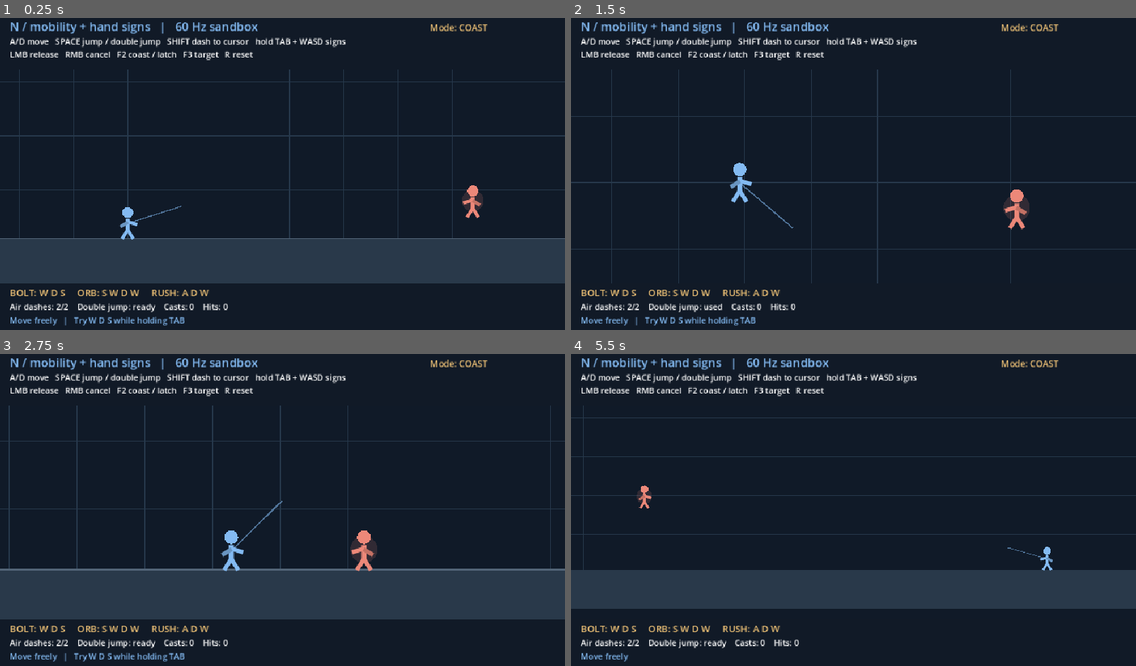
Above: before the commit, frames 1-4 (two rows, left to right).
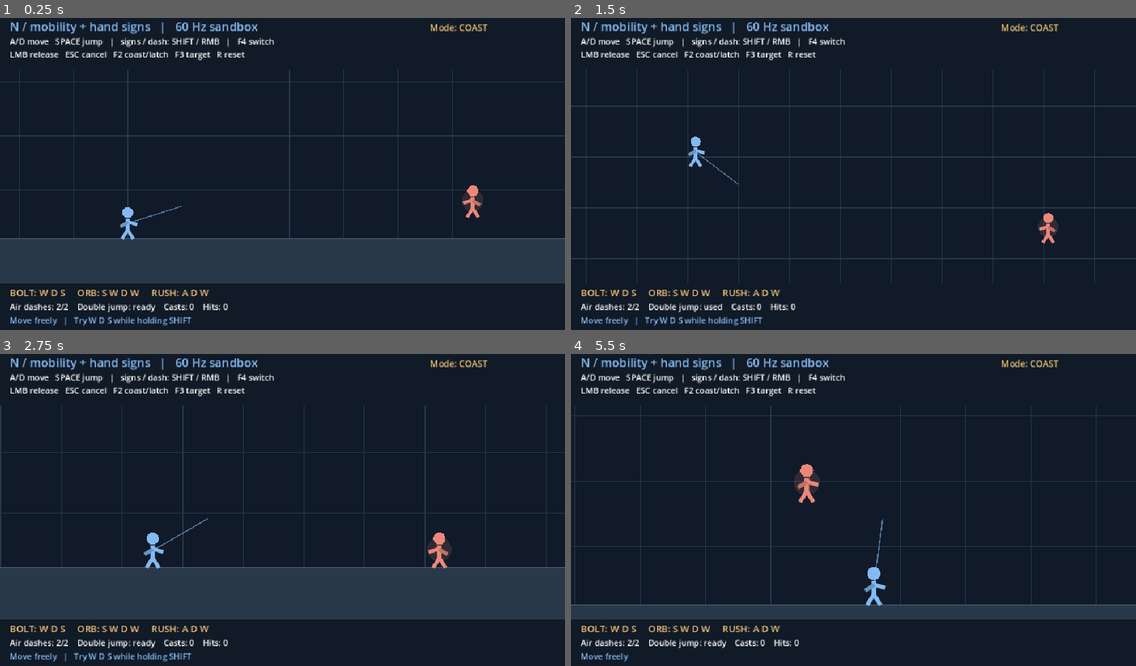
Above: after the commit, the same moments.

Repository: Mefits/Project-N
Game: Godot game, scene res://lab/mobility_signs/mobility_signs.tscn
The game is run twice, just before and just after one commit, with the same random seed, the same clock (stepped at 60 frames per second) and the same inputs.
Inputs (mouse positions are in pixels of both pictures, inside the frame that each line leads up to):
- Up to frame 1 (0.25 s): no input
- Up to frame 2 (1.5 s): tap Enter at 0.5 s; move the mouse to (977, 158) at 0.52 s; hold D 0.53-1.25 s; tap Shift at 0.6 s; click (977, 158) at 0.67 s; tap Space at 0.77, 1.07 s; tap Tab at 0.8 s; drag from (740, 192) to (825, 239) at 1.27 s
- Up to frame 3 (2.75 s): move the mouse to (339, 441) at 2.02 s; hold D from 2.03 s (still down); tap T at 2.1 s; click (339, 441) at 2.17 s; tap F at 2.3 s
- Up to frame 4 (5.5 s): release D at 2.75 s; drag from (825, 575) to (684, 463) at 2.77 s; move the mouse to (1023, 559) at 3.52 s; hold A 3.53-4.25 s; tap Space at 3.6, 3.77, 4.07 s; click (1023, 559) at 3.67 s; tap Shift at 3.8 s; drag from (684, 463) to (768, 432) at 4.27 s; move the mouse to (881, 510) at 5.02 s; hold S from 5.03 s (still down); tap Tab at 5.1 s; click (881, 510) at 5.17 s; tap T at 5.3 s

The runs differ from the first frame. In frame 1, 1.1% of the frame differs, in the area x 11-62%, y 6-98%; in frame 2, 6.3%; in frame 3, 5.9%; in frame 4, 18%, in the area x 0-100%, y 6-86%.

Commit message:
N M2: compare Shift/RMB seals and cursor dash bindings

Diff:
--- a/lab/mobility_signs/mobility_signs.gd
+++ b/lab/mobility_signs/mobility_signs.gd
@@ -34,7 +34,7 @@
 var shots: Array[Dictionary] = []
 var hits := 0
 var casts := 0
-var message := "Try W D S while holding TAB"
+var message := "Try W D S while holding SHIFT"
 var message_left := 4.0
 var camera := Vector2(1030, 590)
 var zoom := 0.8
@@ -42,25 +42,49 @@
 var dash_requested := false
 var cast_requested := false
 var dash_direction := Vector2.RIGHT
+# F4 cycles both requested seal modifiers and both dash options, plus original.
+const LAYOUTS := ["SHIFT / RMB", "RMB / SHIFT", "SHIFT / 2xSPACE", "RMB / 2xSPACE", "TAB / SHIFT"]
+const DOUBLE_TAP := 0.26
+var layout := 0
+var last_space := -10.0
 
 func _ready() -> void:
 	queue_redraw()
 
 func _axis() -> float:
 	return float(int(Input.is_physical_key_pressed(KEY_D)) - int(Input.is_physical_key_pressed(KEY_A)))
+
+func _seal_modifier(down: bool) -> void:
+	if down and not signing:
+		latched = _axis()
+		signing = true
+		sign_done = false
+		sequence = ""
+	elif not down:
+		signing = false
+		sequence = ""
+
+func _seal_key() -> int:
+	if layout in [0, 2]:
+		return KEY_SHIFT
+	if layout == 4:
+		return KEY_TAB
+	return 0
+
+func _space_press() -> void:
+	if layout in [2, 3] and clock - last_space <= DOUBLE_TAP:
+		dash_requested = true
+		last_space = -10.0
+	else:
+		jump_requested = true
+		last_space = clock
 
 func _input(event: InputEvent) -> void:
 	if event is InputEventKey:
 		var k: int = event.physical_keycode
-		if k == KEY_TAB:
-			if event.pressed and not event.echo and not signing:
-				latched = _axis()
-				signing = true
-				sign_done = false
-				sequence = ""
-			elif not event.pressed:
-				signing = false
-				sequence = ""
+		if k == _seal_key() and k != 0:
+			if not event.echo:
+				_seal_modifier(event.pressed)
 			get_viewport().set_input_as_handled()
 			return
 		if not event.pressed or event.echo:
@@ -87,22 +111,34 @@
 						sequence = ""
 			return
 		match k:
-			KEY_SPACE: jump_requested = true
-			KEY_SHIFT: dash_requested = true
+			KEY_SPACE: _space_press()
+			KEY_SHIFT:
+				if layout in [1, 4]:
+					dash_requested = true
 			KEY_F2:
 				latch_mode = not latch_mode
 				_notice("Latched movement" if latch_mode else "Coast on inertia")
 			KEY_F3:
 				moving_target = not moving_target
+			KEY_F4:
+				layout = (layout + 1) % LAYOUTS.size()
+				_seal_modifier(false)
+				last_space = -10.0
+				_notice("Controls: " + LAYOUTS[layout])
 			KEY_R:
 				_reset()
 			KEY_ESCAPE:
 				_cancel()
-	if event is InputEventMouseButton and event.pressed:
-		if event.button_index == MOUSE_BUTTON_LEFT:
+	if event is InputEventMouseButton:
+		if event.button_index == MOUSE_BUTTON_RIGHT:
+			if layout in [1, 3]:
+				_seal_modifier(event.pressed)
+			elif event.pressed and layout == 0:
+				dash_requested = true
+			elif event.pressed and layout in [2, 4]:
+				_cancel()
+		elif event.button_index == MOUSE_BUTTON_LEFT and event.pressed:
 			cast_requested = true
-		elif event.button_index == MOUSE_BUTTON_RIGHT:
-			_cancel()
 
 func _notice(s: String) -> void:
 	message = s
@@ -128,6 +164,7 @@
 	hits = 0
 	casts = 0
 	clock = 0.0
+	last_space = -10.0
 	jump_requested = false
 	dash_requested = false
 	cast_requested = false
@@ -135,6 +172,7 @@
 
 func _notification(what: int) -> void:
 	if what == NOTIFICATION_APPLICATION_FOCUS_OUT:
+		last_space = -10.0
 		signing = false
 		sequence = ""
 		jump_requested = false
@@ -310,14 +348,16 @@
 	draw_set_transform(Vector2.ZERO)
 	draw_rect(Rect2(0, 0, dims.x, 90), Color("#111a27"))
 	_label(Vector2(16, 24), "N / mobility + hand signs   |   60 Hz sandbox", 20, BLUE)
-	_label(Vector2(16, 47), "A/D move   SPACE jump / double jump   SHIFT dash to cursor   hold TAB + WASD signs", 14)
-	_label(Vector2(16, 69), "LMB release   RMB cancel   F2 coast / latch   F3 target   R reset", 14)
+	_label(Vector2(16, 47), "A/D move   SPACE jump   |   signs / dash: " + LAYOUTS[layout] + "   |   F4 switch", 14)
+	_label(Vector2(16, 69), "LMB release   ESC cancel   F2 coast/latch   F3 target   R reset", 14)
 	_label(Vector2(dims.x - 230, 24), "Mode: " + ("LATCH" if latch_mode else "COAST"), 15, GOLD)
 	var bottom := dims.y - 86.0
 	draw_rect(Rect2(0, bottom, dims.x, 86), Color("#111a27"))
 	_label(Vector2(16, bottom + 21), "BOLT: W D S     ORB: S W D W     RUSH: A D W", 16, GOLD)
 	_label(Vector2(16, bottom + 44), "Air dashes: %d/2    Double jump: %s    Casts: %d    Hits: %d" % [air_dashes, "ready" if air_jump else "used", casts, hits], 14)
 	var status := ("Signs: " + sequence) if signing else "Move freely"
+	if layout in [2, 3] and not signing and prepared_spell.is_empty():
+		status = "Quick double SPACE: dash / later SPACE: double jump"
 	if not prepared_spell.is_empty():
 		status += "   |   " + prepared_spell + " %.1fs" % ready_left
 	_label(Vector2(16, bottom + 67), status + ("   |   " + message if message_left > 0 else ""), 14, BLUE)
--- a/tests/mobility_signs.gd
+++ b/tests/mobility_signs.gd
@@ -15,6 +15,12 @@
 	e.pressed = down
 	lab._input(e)
 
+func mouse(lab, down: bool = true) -> void:
+	var e := InputEventMouseButton.new()
+	e.button_index = MOUSE_BUTTON_RIGHT
+	e.pressed = down
+	lab._input(e)
+
 func _run() -> void:
 	var lab = load("res://lab/mobility_signs/mobility_signs.tscn").instantiate()
 	if not lab.has_method("_step"):
@@ -23,6 +29,50 @@
 		return
 	root.add_child(lab)
 	lab.set_physics_process(false)
+	check(lab.layout == 0 and not lab.latch_mode, "new default: Shift seals, RMB dash, coast")
+	key(lab, KEY_SHIFT)
+	key(lab, KEY_W)
+	key(lab, KEY_D)
+	key(lab, KEY_S)
+	check(lab.prepared_spell == "Bolt" and not lab.dash_requested, "Shift seals")
+	key(lab, KEY_SHIFT, false)
+	mouse(lab)
+	check(lab.dash_requested and not lab.signing, "RMB dash")
+	lab._reset()
+	key(lab, KEY_F4)
+	check(lab.layout == 1, "F4 cycle")
+	mouse(lab)
+	key(lab, KEY_A)
+	key(lab, KEY_D)
+	key(lab, KEY_W)
+	check(lab.prepared_spell == "Rush" and lab.signing, "RMB seals")
+	mouse(lab, false)
+	key(lab, KEY_SHIFT)
+	check(not lab.signing and lab.dash_requested, "Shift dash")
+	lab._reset()
+	key(lab, KEY_F4)
+	check(lab.layout == 2, "double tap layout")
+	key(lab, KEY_SPACE)
+	check(lab.jump_requested and not lab.dash_requested, "first Space jumps")
+	lab._step(1.0 / 60.0)
+	key(lab, KEY_SPACE, false)
+	key(lab, KEY_SPACE)
+	check(lab.dash_requested and not lab.jump_requested, "quick second Space dashes")
+	lab._reset()
+	key(lab, KEY_SPACE)
+	lab._step(1.0 / 60.0)
+	lab.clock += 0.35
+	key(lab, KEY_SPACE, false)
+	key(lab, KEY_SPACE)
+	check(lab.jump_requested and not lab.dash_requested, "late second Space jumps")
+	lab._reset()
+	key(lab, KEY_F4)
+	mouse(lab)
+	check(lab.layout == 3 and lab.signing, "RMB + double tap preset")
+	mouse(lab, false)
+	key(lab, KEY_F4)
+	check(lab.layout == 4, "original Tab preset")
+	lab._reset()
 	key(lab, KEY_TAB)
 	key(lab, KEY_W)
 	key(lab, KEY_D)
Not shown, changed: docs/MOBILITY_SIGNS_EXPERIMENT.md
